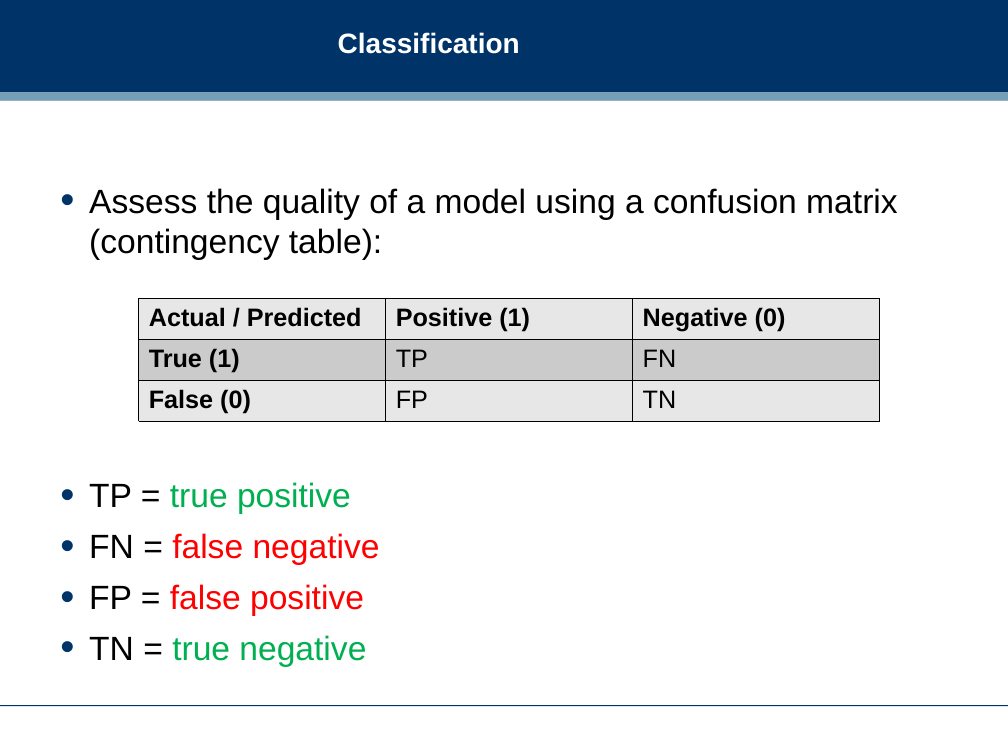
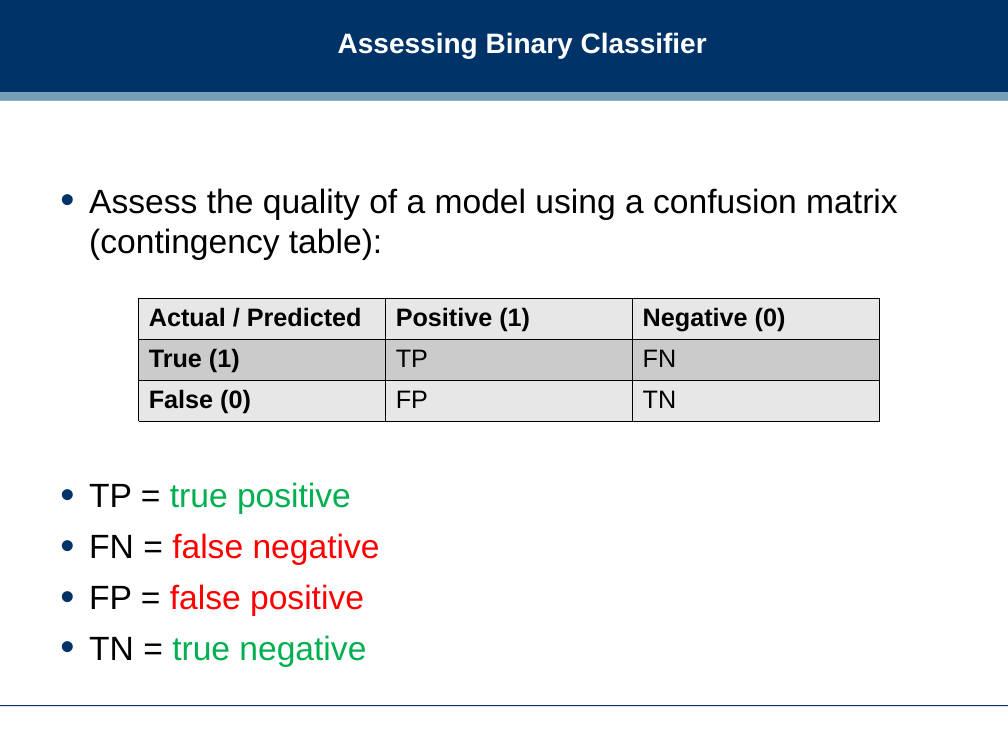
Before and after one commit to dreamind/ix, a slide deck: slide 12 of lectures/analysis/tools-analysis-2.ppt. Drawn at 1008x756 pixels with LibreOffice and Linux fonts; fonts in the diff are those of the drawing; background and template pictures are left out. Boxes give left, top, right and bottom in pixels: in the first picture for what was removed or moved away, otherwise in the second. Text is boxed around its words. In the diff, an @@ line names an element or a change of style, - is before the commit and + after.

```diff
--- a/lectures/analysis/tools-analysis-2.ppt
+++ b/lectures/analysis/tools-analysis-2.ppt
@@ title at [338, 32, 707, 58]: text changed @@
-Classification
+Assessing Binary Classifier
```
Also in this commit, not shown: 1 slide added, 1 slide removed, 1 other file.
